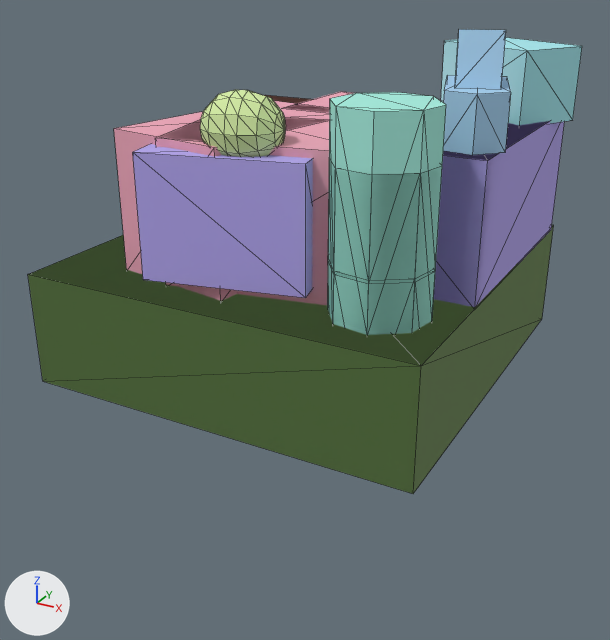
Two versions of the glTF model assets/models/objects/repairstation.glb, one commit apart.
Rendered twice from a 50 mm lens placed at (2.97, -5.64, 2.3), pointed at (-0.03, -0.18, -0.43). Lighting does not change. The marker at lower left points along +X, +Y and +Z. The first picture is the older version. Mesh edges are drawn as thin lines. Where no turn or scale is listed for an object, it has been applied to the vertices.

Script lines for the objects in view, before the commit:
```python
me_s4_sm_stalldesk_03a = bpy.data.meshes.new('S4|SM_StallDesk_03a')
me_s4_sm_stalldesk_03a.from_pydata(...)  # 8 vertices, 12 faces; spans x -0.51..0.51, y -1.0..1.0, z -0.5..0.5
me_s4_sm_stalldesk_03a.materials.append(mat_s4_sm_stalldesk_03a)  # blue #b5a6ed
me_s4_sm_tyrestack_low_01 = bpy.data.meshes.new('S4|SM_TyreStack_Low_01')
me_s4_sm_tyrestack_low_01.from_pydata(...)  # 16 vertices, 28 faces; spans x -0.347..0.343, y -0.345..0.348, z -0.51..0.51
me_s4_sm_tyrestack_low_01.materials.append(mat_s4_sm_tyrestack_low_01)  # cyan #a6edde
me_s5_s_wooden_crate_vijncb3 = bpy.data.meshes.new('S5|S_Wooden_Crate_vijncb3')
me_s5_s_wooden_crate_vijncb3.from_pydata(...)  # 74 vertices, 144 faces; spans x -0.273..0.273, y -0.241..0.241, z -0.237..0.237
me_s5_s_wooden_crate_vijncb3.materials.append(mat_s5_s_wooden_crate_vijncb3)  # green #d6eda6
ob_s4_sm_stalldesk_03a_0 = bpy.data.objects.new('S4|SM_StallDesk_03a#0', me_s4_sm_stalldesk_03a)
ob_s4_sm_stalldesk_03a_0.location = (0.966, 0.446, 0.604)
ob_s4_sm_tyrestack_low_01_0 = bpy.data.objects.new('S4|SM_TyreStack_Low_01#0', me_s4_sm_tyrestack_low_01)
ob_s4_sm_tyrestack_low_01_0.location = (0.948, -0.955, 0.614)
ob_s5_s_wooden_crate_vijncb3_0 = bpy.data.objects.new('S5|S_Wooden_Crate_vijncb3#0', me_s5_s_wooden_crate_vijncb3)
ob_s5_s_wooden_crate_vijncb3_0.location = (-0.017, -1.036, 1.247)
# also in view: 'S5|SM_Generator_Portable_02a#0' at (1.18, -0.04, 1.47); 'S5|SM_Tool_Drawers_Wheeled_01a#0' at (-0.1, -1.07, 0.66); 'S5|SM_TyreStack_Low_01#1' at (0.95, -0.95, 0.97); 'S5|SM_BuildToolsSupply#2' at (1.07, 1.12, 1.36); 'S3|SM_Commercial_Wooden_Crate_01#1' at (0.11, -0.59, 0.63)
```
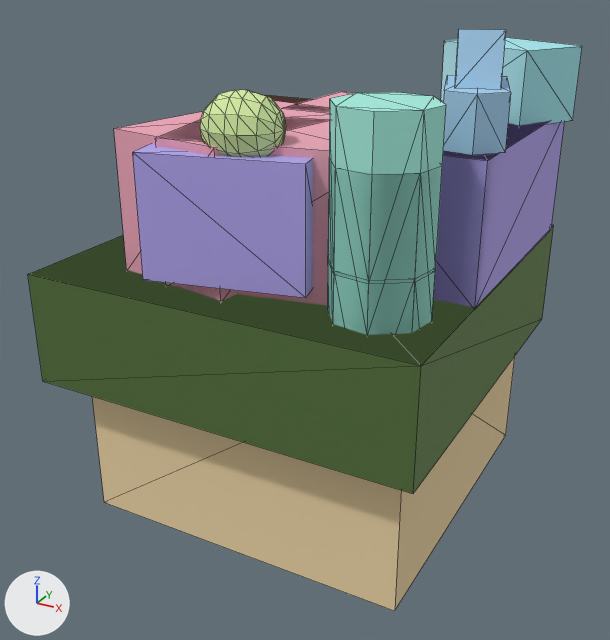
Boxes [x1, y1, x2, y2] around the edits, measured in the pictures (610 x 640 px):
'S6|SM_Foundation_Mistral#0', added (beige): after [92, 356, 515, 611]

What changed in the scene script:
```text
Add mat_s6_sm_foundation_mistral:
    mat_s6_sm_foundation_mistral = principled_material('S6|SM_Foundation_Mistral')
    mat_s6_sm_foundation_mistral.base_color = (0.85, 0.663, 0.383)  # beige #edd5a6
    mat_s6_sm_foundation_mistral.roughness = 1.0
Add me_s6_sm_foundation_mistral:
    me_s6_sm_foundation_mistral.from_pydata([(1.31, -1.35, 0.94), (-1.31, -1.35, -0.94), (1.31, -1.35, -0.94), (1.31, 1.31, -0.94), (-1.31, 1.31, -0.94), (-1.31, 1.35, 0.94), (-1.31, -1.35, 0.94), (1.31, 1.35, 0.94)], [], [(2, 0, 1), (3, 0, 2), (3, 2, 1), (3, 1, 4), (4, 1, 5), (4, 5, 3), (5, 1, 6), (6, 1, 0), (6, 0, 5), (5, 0, 7), (5, 7, 3), (3, 7, 0)])
    me_s6_sm_foundation_mistral.materials.append(mat_s6_sm_foundation_mistral)  # beige #edd5a6
Add ob_s6_sm_foundation_mistral_0:
    ob_s6_sm_foundation_mistral_0 = bpy.data.objects.new('S6|SM_Foundation_Mistral#0', me_s6_sm_foundation_mistral)
    ob_s6_sm_foundation_mistral_0.location = (-0.016, 0.045, -0.998)
```
